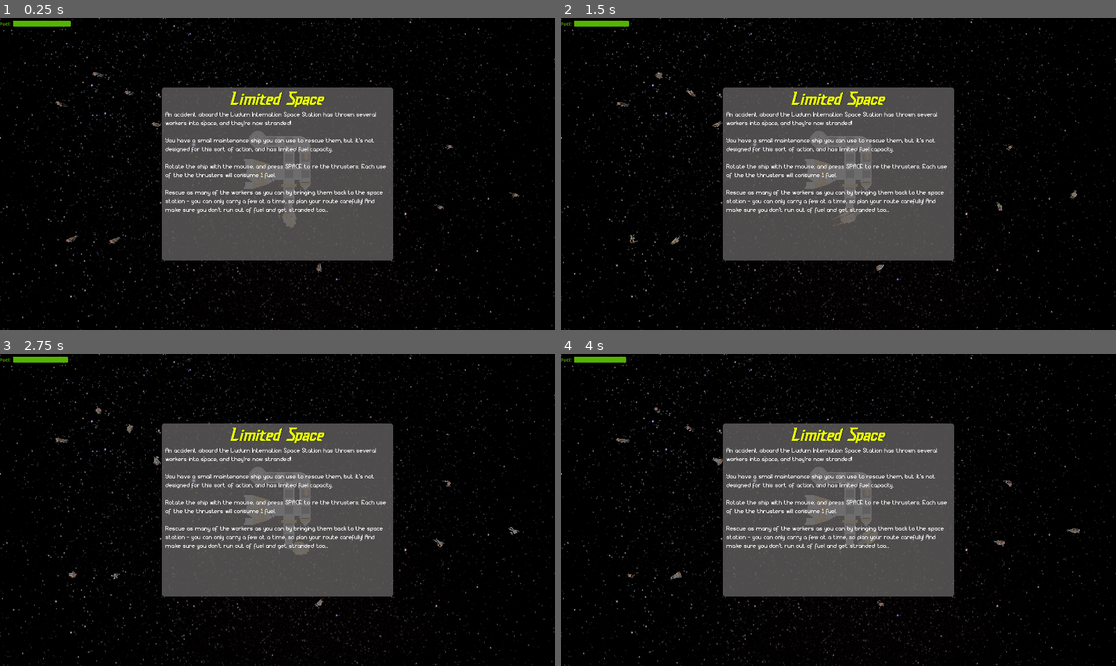
Above: before the commit, frames 1-4 (two rows, left to right).
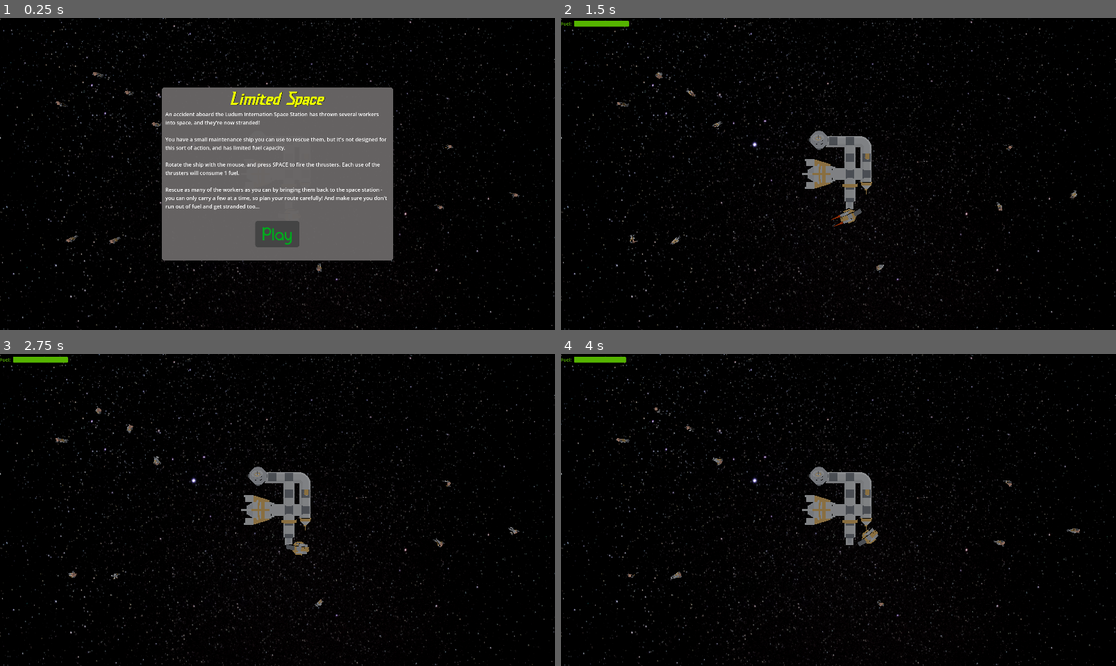
Above: after the commit, the same moments.

Repository: SiJiL82/limited-space
Game: Godot game, scene res://assets/Scenes/world.tscn
Two runs of this game, one before a commit and one after it. Both use one fixed random seed, a clock stepped at 60 frames per second and the inputs below.
Inputs (mouse positions are in pixels of both pictures, inside the frame that each line leads up to):
- Up to frame 1 (0.25 s): no input
- Up to frame 2 (1.5 s): click (838, 233) at 0.5 s, where only the run after the commit has a clickable "Play"; move the mouse to (960, 158) at 1.27 s; hold Space (thruster) from 1.28 s (still down)
- Up to frame 3 (2.75 s): move the mouse to (166, 525) at 2.02 s; release Space (thruster) at 2.03 s
- Up to frame 4 (4 s): move the mouse to (894, 441) at 2.77 s; hold Space (thruster) from 2.78 s (still down); move the mouse to (810, 572) at 3.52 s

The runs differ from the first frame. In frame 1, 3.3% of the frame differs, in the area x 0-70%, y 0-74%; in frame 2, 22%; in frame 3, 22%, in the area x 29-71%, y 22-78%; in frame 4, 22%.

Commit message:
Connect play button to game logic

Diff:
--- a/assets/Scenes/world.tscn
+++ b/assets/Scenes/world.tscn
@@ -1,12 +1,16 @@
-[gd_scene load_steps=18 format=3 uid="uid://bhp02k7rppku4"]
+[gd_scene load_steps=22 format=3 uid="uid://bhp02k7rppku4"]
 
 [ext_resource type="Script" path="res://scripts/World.gd" id="1_mp68m"]
 [ext_resource type="Script" path="res://scripts/FuelBar.gd" id="2_7praw"]
+[ext_resource type="Script" path="res://scripts/GameInfo.gd" id="2_lnu5a"]
+[ext_resource type="Script" path="res://scripts/StartPanel.gd" id="3_g5aw0"]
 [ext_resource type="Texture2D" uid="uid://c73wkwc2iey00" path="res://assets/sprites/space_background.jpg" id="3_gxbaj"]
 [ext_resource type="FontFile" uid="uid://bifu74iphowgq" path="res://assets/fonts/Dashhorizon-eZ5wg.otf" id="3_qi70f"]
 [ext_resource type="FontFile" uid="uid://by8pfvbuu5tgi" path="res://assets/fonts/Cartesian-0W5Oo.otf" id="4_ac5o1"]
 [ext_resource type="Script" path="res://scripts/Player.gd" id="4_wpgq8"]
 [ext_resource type="PackedScene" uid="uid://cjo7e2pn2ld76" path="res://assets/meshes/craft_racer.glb" id="5_o38gu"]
+[ext_resource type="Script" path="res://scripts/PlayButton.gd" id="6_50lxo"]
+[ext_resource type="StyleBox" uid="uid://b7w0rwwnu4p5f" path="res://assets/styles/playbutton.tres" id="6_jl3e4"]
 [ext_resource type="Script" path="res://scripts/Engines.gd" id="6_qj61n"]
 [ext_resource type="Script" path="res://scripts/Fuel.gd" id="7_t456d"]
 [ext_resource type="PackedScene" uid="uid://b3htof6nno8ja" path="res://assets/meshes/space_station.glb" id="8_jqhqs"]
@@ -21,7 +25,7 @@
 corner_radius_bottom_left = 3
 
 [sub_resource type="StyleBoxFlat" id="StyleBoxFlat_b02f5"]
-bg_color = Color(0.411765, 0.4, 0.4, 0.745098)
+bg_color = Color(0.411765, 0.4, 0.4, 0.960784)
 corner_radius_top_left = 10
 corner_radius_top_right = 10
 corner_radius_bottom_right = 10
@@ -45,10 +49,13 @@
 
 [node name="UI" type="CanvasLayer" parent="."]
 
-[node name="GameInfo" type="PanelContainer" parent="UI"]
+[node name="GameInfo" type="PanelContainer" parent="UI" node_paths=PackedStringArray("play_button")]
+visible = false
 offset_right = 40.0
 offset_bottom = 40.0
 theme_override_styles/panel = SubResource("StyleBoxEmpty_v2h0u")
+script = ExtResource("2_lnu5a")
+play_button = NodePath("../StartPanel/MarginContainer/VBoxContainer/VBoxContainer/Button")
 
 [node name="HBoxContainer" type="HBoxContainer" parent="UI/GameInfo"]
 layout_mode = 2
@@ -76,7 +83,7 @@
 script = ExtResource("2_7praw")
 fuel = NodePath("../../../../../../Player/Fuel")
 
-[node name="StartPanel" type="Panel" parent="UI"]
+[node name="StartPanel" type="Panel" parent="UI" node_paths=PackedStringArray("play_button")]
 custom_minimum_size = Vector2(800, 600)
 anchors_preset = 8
 anchor_left = 0.5
@@ -90,6 +97,8 @@
 grow_horizontal = 2
 grow_vertical = 2
 theme_override_styles/panel = SubResource("StyleBoxFlat_b02f5")
+script = ExtResource("3_g5aw0")
+play_button = NodePath("MarginContainer/VBoxContainer/VBoxContainer/Button")
 
 [node name="MarginContainer" type="MarginContainer" parent="UI/StartPanel"]
 layout_mode = 1
@@ -119,16 +128,36 @@
 
 [node name="GameDescription" type="Label" parent="UI/StartPanel/MarginContainer/VBoxContainer"]
 layout_mode = 2
-theme_override_fonts/font = ExtResource("4_ac5o1")
-theme_override_font_sizes/font_size = 22
+theme_override_font_sizes/font_size = 18
 text = "An accident aboard the Ludum Internation Space Station has thrown several workers into space, and they're now stranded!
 
 You have a small maintenance ship you can use to rescue them, but it's not designed for this sort of action, and has limited fuel capacity.
 
-Rotate the ship with the mouse, and press SPACE to fire the thrusters. Each use of the the thrusters will consume 1 fuel.
+Rotate the ship with the mouse, and press SPACE to fire the thrusters. Each use of the thrusters will consume 1 fuel.
 
 Rescue as many of the workers as you can by bringing them back to the space station - you can only carry a few at a time, so plan your route carefully! And make sure you don't run out of fuel and get stranded too..."
 autowrap_mode = 3
+
+[node name="VBoxContainer" type="VBoxContainer" parent="UI/StartPanel/MarginContainer/VBoxContainer"]
+layout_mode = 2
+size_flags_vertical = 3
+
+[node name="Button" type="Button" parent="UI/StartPanel/MarginContainer/VBoxContainer/VBoxContainer"]
+layout_mode = 2
+size_flags_horizontal = 4
+size_flags_vertical = 6
+theme_override_colors/font_color = Color(0, 0.658824, 0.117647, 1)
+theme_override_colors/font_pressed_color = Color(0, 0.403673, 0.0559363, 1)
+theme_override_colors/font_hover_color = Color(0, 0.964706, 0.192157, 1)
+theme_override_fonts/font = ExtResource("4_ac5o1")
+theme_override_font_sizes/font_size = 64
+theme_override_styles/normal = ExtResource("6_jl3e4")
+theme_override_styles/hover = ExtResource("6_jl3e4")
+theme_override_styles/pressed = ExtResource("6_jl3e4")
+theme_override_styles/disabled = ExtResource("6_jl3e4")
+theme_override_styles/focus = ExtResource("6_jl3e4")
+text = "Play"
+script = ExtResource("6_50lxo")
 
 [node name="Space" type="Sprite3D" parent="."]
 transform = Transform3D(10, 0, 0, 0, -4.37114e-07, 10, 0, -10, -4.37114e-07, -1.173, -5, -3.923)
@@ -141,11 +170,12 @@
 [node name="DirectionalLight3D" type="DirectionalLight3D" parent="."]
 transform = Transform3D(1, 0, 0, 0, -4.37114e-08, 1, 0, -1, -4.37114e-08, 0, 200, 0)
 
-[node name="Player" type="RigidBody3D" parent="." node_paths=PackedStringArray("camera")]
+[node name="Player" type="RigidBody3D" parent="." node_paths=PackedStringArray("camera", "play_button")]
 transform = Transform3D(1, 0, 0, 0, 1, 0, 0, 0, 1, 73.6728, 0, 36.6415)
 gravity_scale = 0.0
 script = ExtResource("4_wpgq8")
 camera = NodePath("../Camera3D")
+play_button = NodePath("../UI/StartPanel/MarginContainer/VBoxContainer/VBoxContainer/Button")
 
 [node name="craft_racer" parent="Player" instance=ExtResource("5_o38gu")]
 transform = Transform3D(8, 0, 0, 0, 8, 0, 0, 0, 8, 0, 0, 0)
--- /dev/null
+++ b/assets/styles/playbutton.tres
@@ -0,0 +1,12 @@
+[gd_resource type="StyleBoxFlat" format=3 uid="uid://b7w0rwwnu4p5f"]
+
+[resource]
+bg_color = Color(0.266667, 0.266667, 0.266667, 1)
+corner_radius_top_left = 8
+corner_radius_top_right = 8
+corner_radius_bottom_right = 8
+corner_radius_bottom_left = 8
+expand_margin_left = 24.0
+expand_margin_top = 8.0
+expand_margin_right = 24.0
+expand_margin_bottom = 8.0
--- /dev/null
+++ b/scripts/GameInfo.gd
@@ -0,0 +1,10 @@
+extends PanelContainer
+
+@export var play_button: Button
+
+# Called when the node enters the scene tree for the first time.
+func _ready():
+	play_button.StartGame.connect(show_panel)
+
+func show_panel():
+	visible = true
--- /dev/null
+++ b/scripts/PlayButton.gd
@@ -0,0 +1,7 @@
+extends Button
+
+signal StartGame()
+
+# Called when the node enters the scene tree for the first time.
+func _pressed():
+	StartGame.emit()
--- a/scripts/Player.gd
+++ b/scripts/Player.gd
@@ -2,19 +2,23 @@
 
 @export var camera: Camera3D
 @export var thrust: int = 5
+@export var play_button: Button
 
 var fuel: Node3D
+var game_active: bool = false
 
 signal ThrustApplied()
 
 func _ready():
 	fuel = get_node("Fuel")
+	play_button.StartGame.connect(set_game_active)
 
 func _physics_process(_delta):
-	look_at_mouse()
-	if Input.is_action_just_pressed("thruster"):
-		if fuel.has_fuel():
-			apply_thrust()
+	if game_active:
+		look_at_mouse()
+		if Input.is_action_just_pressed("thruster"):
+			if fuel.has_fuel():
+				apply_thrust()
 
 
 func look_at_mouse():
@@ -32,3 +36,6 @@
 func apply_thrust():
 	apply_impulse(-global_transform.basis.z * thrust)
 	ThrustApplied.emit()
+
+func set_game_active():
+	game_active = true
--- /dev/null
+++ b/scripts/StartPanel.gd
@@ -0,0 +1,10 @@
+extends Panel
+
+@export var play_button: Button
+
+# Called when the node enters the scene tree for the first time.
+func _ready():
+	play_button.StartGame.connect(hide_panel)
+
+func hide_panel():
+	visible = false
